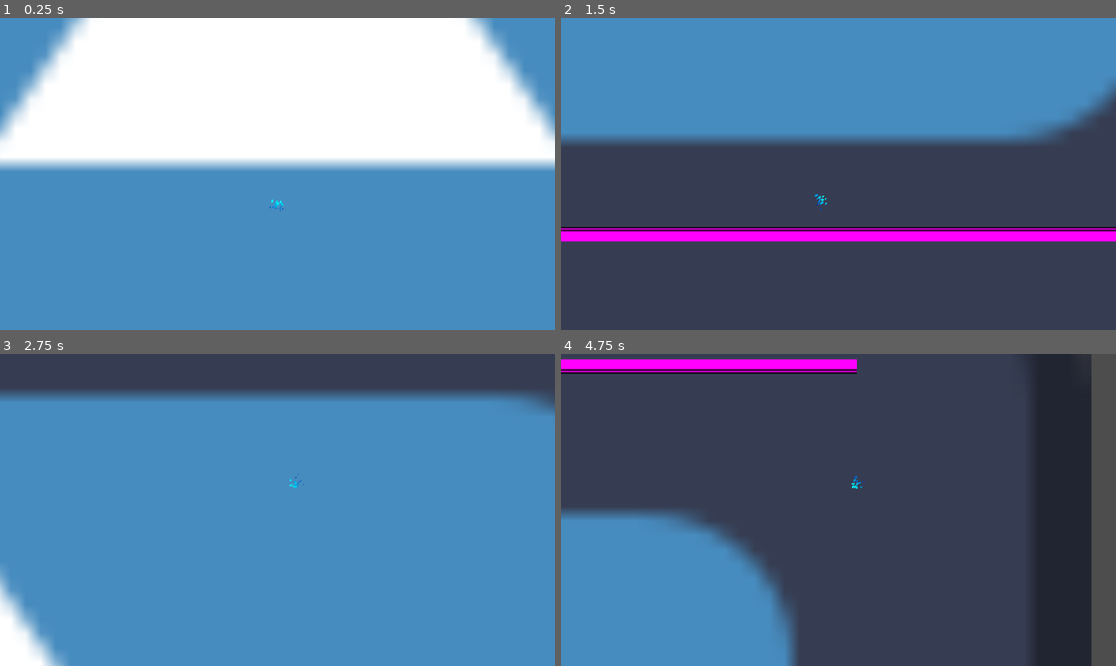
Above: before the commit, frames 1-4 (two rows, left to right).
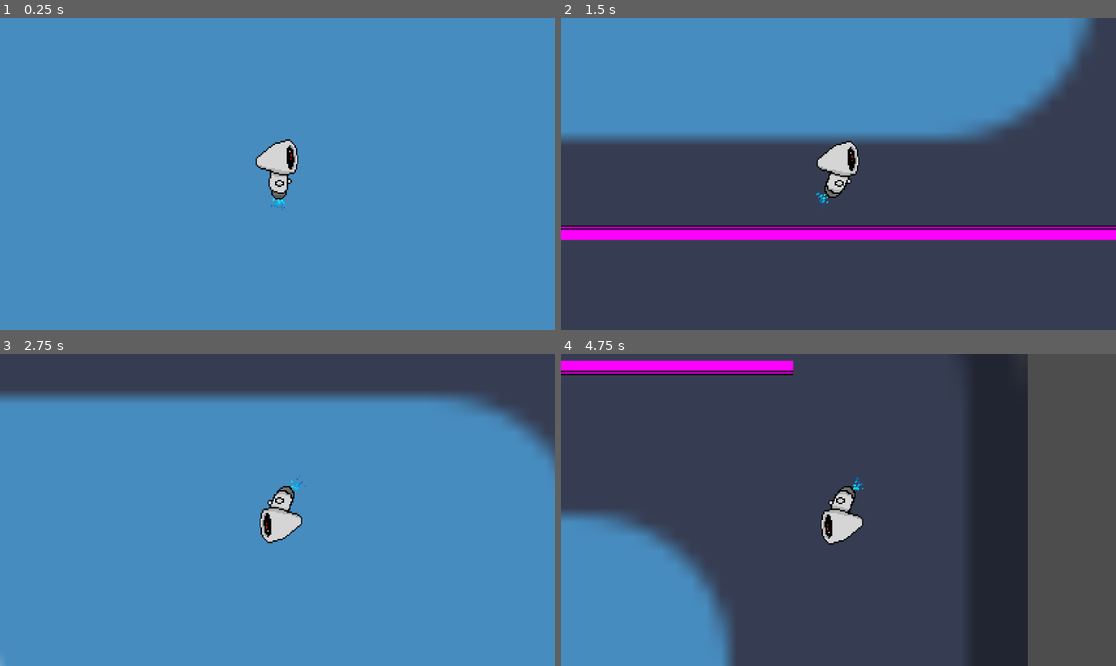
Above: after the commit, the same moments.

Repository: Math-s314/gravit-issue_project
Game: Godot game, scene res://Levels/MainTest.tscn
The game is run twice, just before and just after one commit, with the same random seed, the same clock (stepped at 60 frames per second) and the same inputs. The engine's default icon, where the game draws it, is replaced by a stand-in: a white triangle on a blue panel in a dark square.
Inputs:
- Up to frame 1 (0.25 s): no input
- Up to frame 2 (1.5 s): hold D (Right) from 0.53 s (still down); tap Space (Jump) at 0.77 s
- Up to frame 3 (2.75 s): tap Space (Jump) at 1.52 s; release D (Right) at 2.03 s; hold A (Left) from 2.03 s (still down)
- Up to frame 4 (4.75 s): release A (Left) at 2.78 s; hold D (Right) 2.78-4.28 s; tap Space (Jump) at 3.02, 3.77, 4.52 s; hold A (Left) from 4.28 s (still down)

The runs differ from the first frame. In frame 1, 45% of the frame differs, in the area x 0-100%, y 0-62%; in frame 2, 8.6%; in frame 3, 4.7%; in frame 4, 31%.

Commit message:
Animation personnage codée

Diff:
--- a/gravit-issue/Actors/Player/Animations/SpriteFrames.tres
+++ b/gravit-issue/Actors/Player/Animations/SpriteFrames.tres
@@ -1,38 +1,172 @@
-[gd_resource type="SpriteFrames" load_steps=8 format=3 uid="uid://lfhvyob3ommm"]
+[gd_resource type="SpriteFrames" load_steps=24 format=3 uid="uid://lfhvyob3ommm"]
 
-[ext_resource type="Texture2D" uid="uid://g4lmyfij2lc" path="res://Actors/Player/Animations/Walking/sprite_0.png" id="1_irb7b"]
-[ext_resource type="Texture2D" uid="uid://bub5jh0h6n7dx" path="res://Actors/Player/Animations/Walking/sprite_1.png" id="2_cdq81"]
-[ext_resource type="Texture2D" uid="uid://dhhxf1c8qit3u" path="res://Actors/Player/Animations/Walking/sprite_2.png" id="3_o5i54"]
-[ext_resource type="Texture2D" uid="uid://cgif07lrvclw3" path="res://Actors/Player/Animations/Walking/sprite_3.png" id="4_15aw2"]
-[ext_resource type="Texture2D" uid="uid://bqs7cc1nw0qre" path="res://Actors/Player/Animations/Walking/sprite_4.png" id="5_ubjdv"]
-[ext_resource type="Texture2D" uid="uid://drwv2615v1utj" path="res://Actors/Player/Animations/Walking/sprite_5.png" id="6_lilqm"]
-[ext_resource type="Texture2D" uid="uid://f4w5svqkkrkg" path="res://Actors/Player/Animations/Walking/sprite_6.png" id="7_errci"]
+[ext_resource type="Texture2D" uid="uid://eugripxttp7c" path="res://Actors/Player/Animations/Spritesheets/Animation demi-tour.png" id="1_3tkp8"]
+[ext_resource type="Texture2D" uid="uid://chom56gi6ssod" path="res://Actors/Player/Animations/Spritesheets/Animation explosion.png" id="2_4xxux"]
+[ext_resource type="Texture2D" uid="uid://cvjpkgrwljay0" path="res://Actors/Player/Animations/Spritesheets/Animation double-saut.png" id="3_sqn5j"]
+[ext_resource type="Texture2D" uid="uid://bkbw6xce1hvrf" path="res://Actors/Player/Animations/Spritesheets/Animation course.png" id="4_irb7b"]
+
+[sub_resource type="AtlasTexture" id="AtlasTexture_o5i54"]
+atlas = ExtResource("1_3tkp8")
+region = Rect2(2048, 0, 2048, 2048)
+
+[sub_resource type="AtlasTexture" id="AtlasTexture_15aw2"]
+atlas = ExtResource("1_3tkp8")
+region = Rect2(0, 2048, 2048, 2048)
+
+[sub_resource type="AtlasTexture" id="AtlasTexture_ubjdv"]
+atlas = ExtResource("1_3tkp8")
+region = Rect2(2048, 2048, 2048, 2048)
+
+[sub_resource type="AtlasTexture" id="AtlasTexture_3tkp8"]
+atlas = ExtResource("1_3tkp8")
+region = Rect2(0, 0, 2048, 2048)
+
+[sub_resource type="AtlasTexture" id="AtlasTexture_errci"]
+atlas = ExtResource("2_4xxux")
+region = Rect2(0, 0, 2048, 2048)
+
+[sub_resource type="AtlasTexture" id="AtlasTexture_ttp11"]
+atlas = ExtResource("2_4xxux")
+region = Rect2(2048, 0, 2048, 2048)
+
+[sub_resource type="AtlasTexture" id="AtlasTexture_ny4o8"]
+atlas = ExtResource("2_4xxux")
+region = Rect2(4096, 0, 2048, 2048)
+
+[sub_resource type="AtlasTexture" id="AtlasTexture_wexrr"]
+atlas = ExtResource("2_4xxux")
+region = Rect2(0, 2048, 2048, 2048)
+
+[sub_resource type="AtlasTexture" id="AtlasTexture_kco1o"]
+atlas = ExtResource("2_4xxux")
+region = Rect2(2048, 2048, 2048, 2048)
+
+[sub_resource type="AtlasTexture" id="AtlasTexture_gbtsp"]
+atlas = ExtResource("2_4xxux")
+region = Rect2(4096, 2048, 2048, 2048)
+
+[sub_resource type="AtlasTexture" id="AtlasTexture_q6jmm"]
+atlas = ExtResource("2_4xxux")
+region = Rect2(0, 4096, 2048, 2048)
+
+[sub_resource type="AtlasTexture" id="AtlasTexture_y5hio"]
+atlas = ExtResource("2_4xxux")
+region = Rect2(2048, 4096, 2048, 2048)
+
+[sub_resource type="AtlasTexture" id="AtlasTexture_vpkis"]
+atlas = ExtResource("2_4xxux")
+region = Rect2(4096, 4096, 2048, 2048)
+
+[sub_resource type="AtlasTexture" id="AtlasTexture_y20ct"]
+atlas = ExtResource("3_sqn5j")
+region = Rect2(2048, 0, 2048, 2048)
+
+[sub_resource type="AtlasTexture" id="AtlasTexture_62hns"]
+atlas = ExtResource("3_sqn5j")
+region = Rect2(0, 2048, 2048, 2048)
+
+[sub_resource type="AtlasTexture" id="AtlasTexture_lxtao"]
+atlas = ExtResource("3_sqn5j")
+region = Rect2(2048, 2048, 2048, 2048)
+
+[sub_resource type="AtlasTexture" id="AtlasTexture_60qw3"]
+atlas = ExtResource("3_sqn5j")
+region = Rect2(0, 4096, 2048, 2048)
+
+[sub_resource type="AtlasTexture" id="AtlasTexture_hsys1"]
+atlas = ExtResource("4_irb7b")
+region = Rect2(0, 0, 2048, 2048)
+
+[sub_resource type="AtlasTexture" id="AtlasTexture_3unky"]
+atlas = ExtResource("4_irb7b")
+region = Rect2(0, 2048, 2048, 2048)
 
 [resource]
 animations = [{
 "frames": [{
 "duration": 1.0,
-"texture": ExtResource("1_irb7b")
+"texture": SubResource("AtlasTexture_o5i54")
 }, {
 "duration": 1.0,
-"texture": ExtResource("2_cdq81")
+"texture": SubResource("AtlasTexture_15aw2")
 }, {
 "duration": 1.0,
-"texture": ExtResource("3_o5i54")
+"texture": SubResource("AtlasTexture_ubjdv")
+}],
+"loop": true,
+"name": &"Demi-tour",
+"speed": 24.0
+}, {
+"frames": [{
+"duration": 1.0,
+"texture": SubResource("AtlasTexture_3tkp8")
+}],
+"loop": true,
+"name": &"Idle",
+"speed": 5.0
+}, {
+"frames": [{
+"duration": 1.0,
+"texture": SubResource("AtlasTexture_errci")
 }, {
 "duration": 1.0,
-"texture": ExtResource("4_15aw2")
+"texture": SubResource("AtlasTexture_ttp11")
 }, {
 "duration": 1.0,
-"texture": ExtResource("5_ubjdv")
+"texture": SubResource("AtlasTexture_ny4o8")
 }, {
 "duration": 1.0,
-"texture": ExtResource("6_lilqm")
+"texture": SubResource("AtlasTexture_wexrr")
 }, {
 "duration": 1.0,
-"texture": ExtResource("7_errci")
+"texture": SubResource("AtlasTexture_kco1o")
+}, {
+"duration": 1.0,
+"texture": SubResource("AtlasTexture_gbtsp")
+}, {
+"duration": 1.0,
+"texture": SubResource("AtlasTexture_q6jmm")
+}, {
+"duration": 1.0,
+"texture": SubResource("AtlasTexture_y5hio")
+}, {
+"duration": 1.0,
+"texture": SubResource("AtlasTexture_vpkis")
+}],
+"loop": true,
+"name": &"Mort",
+"speed": 5.0
+}, {
+"frames": [{
+"duration": 1.0,
+"texture": SubResource("AtlasTexture_y20ct")
+}, {
+"duration": 1.0,
+"texture": SubResource("AtlasTexture_62hns")
+}, {
+"duration": 1.0,
+"texture": SubResource("AtlasTexture_lxtao")
+}, {
+"duration": 1.0,
+"texture": SubResource("AtlasTexture_60qw3")
+}],
+"loop": true,
+"name": &"Saut",
+"speed": 24.0
+}, {
+"frames": [{
+"duration": 1.0,
+"texture": SubResource("AtlasTexture_hsys1")
+}, {
+"duration": 1.0,
+"texture": SubResource("AtlasTexture_3unky")
 }],
 "loop": true,
 "name": &"Walking",
 "speed": 6.0
+}, {
+"frames": [],
+"loop": true,
+"name": &"new_animation",
+"speed": 5.0
 }]
--- a/gravit-issue/Actors/Player/Player.tscn
+++ b/gravit-issue/Actors/Player/Player.tscn
@@ -27,18 +27,17 @@
 
 [node name="AnimatedSprite2D" type="AnimatedSprite2D" parent="."]
 position = Vector2(0, -8)
-scale = Vector2(0.25, 0.25)
+scale = Vector2(0.028, 0.031)
 sprite_frames = ExtResource("2_4x03u")
-animation = &"Walking"
-frame = 6
+animation = &"Saut"
 
 [node name="Camera2D" type="Camera2D" parent="."]
+position = Vector2(-1, 1)
 zoom = Vector2(3, 3)
 position_smoothing_speed = 20.0
 
 [node name="CPUParticles2D" type="CPUParticles2D" parent="."]
-position = Vector2(-10, 16.3)
-rotation = 0.820305
+position = Vector2(0, 19)
 amount = 20
 texture = ExtResource("3_yqfyh")
 lifetime = 0.15
@@ -61,4 +60,5 @@
 one_shot = true
 autostart = true
 
+[connection signal="animation_looped" from="AnimatedSprite2D" to="." method="_on_animation_looped"]
 [connection signal="timeout" from="GravityTimer" to="." method="_on_gravity_switch"]
--- a/gravit-issue/Actors/Player/player.gd
+++ b/gravit-issue/Actors/Player/player.gd
@@ -34,7 +34,6 @@
 
 func _process(delta: float) -> void:
 	# Gravity
-	print(is_on_floor())
 	if(!is_on_floor()): velocity.y += get_gravity_coef() * gravity_strength * delta;
 	else: velocity.y = 0.0
 
@@ -44,10 +43,15 @@
 	particles.initial_velocity_max = lerp(max_particle_speed, 1.5 * max_particle_speed, abs(inputAxis))
 	velocity = Vector2(inputAxis * move_speed, velocity.y)
 
-	sprite.frame = floor(abs(inputAxis * 6.99))
-	if inputAxis > EPSILON : sprite.flip_h = false
-	elif inputAxis < -EPSILON : sprite.flip_h = true
-	particles.transform = BASE_EMITTER if sprite.frame == 0 else WALKING_EMITTER
+	if abs(inputAxis) > EPSILON and sprite.animation != &"Demi-tour":
+		if inputAxis > 0.0 and sprite.flip_h == true : sprite.play(&"Demi-tour")
+		elif inputAxis  < 0.0 and sprite.flip_h == false : sprite.play(&"Demi-tour")
+		else : sprite.play("Walking")
+	elif abs(inputAxis) < EPSILON :
+		sprite.play("Idle")
+
+
+	particles.transform = BASE_EMITTER if abs(inputAxis) < EPSILON else WALKING_EMITTER
 	particles.position.x *= -1.0 if sprite.flip_h else 1.0
 	particles.rotation *= -1.0 if sprite.flip_h else 1.0
 
@@ -74,3 +78,10 @@
 		gravity_switch = -gravity_switch
 		up_direction.y = -up_direction.y
 	gravity_timer.start();
+
+func _on_animation_looped() -> void:
+	if sprite.animation == "Demi-tour" :
+		sprite.flip_h = not sprite.flip_h
+		sprite.stop()
+		print("fkseiopf")
+		sprite.play("Walking") # Replace with function body.
--- a/gravit-issue/Levels/MainTest.tscn
+++ b/gravit-issue/Levels/MainTest.tscn
@@ -38,3 +38,4 @@
 flip_v = true
 
 [node name="CharacterBody2D" parent="." instance=ExtResource("1_bum52")]
+position = Vector2(24, 131)
Not shown, added: gravit-issue/Actors/Player/Animations/Spritesheets/Animation course.png.import
Not shown, added: gravit-issue/Actors/Player/Animations/Spritesheets/Animation demi-tour.png.import
Not shown, added: gravit-issue/Actors/Player/Animations/Spritesheets/Animation double-saut.png.import
Not shown, added: gravit-issue/Actors/Player/Animations/Spritesheets/Animation explosion.png.import
